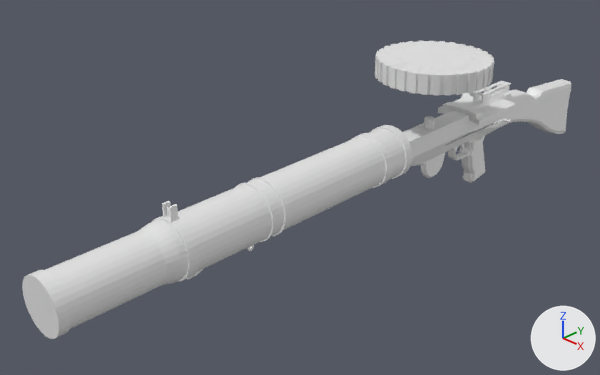
The Blender file Lewis Gun/lewisGun.blend, before and after one commit.
The view is the same before and after, from a camera (50 mm lens) standing at (3.05, -3.8, 1.72) and looking at (-0.3, -0.39, -0.59). Every picture has the same lights, and +X, +Y and +Z are marked at lower right. The first picture is the older version.

In view in the first picture: 'Cylinder', 'lewisGun' and 1 more.
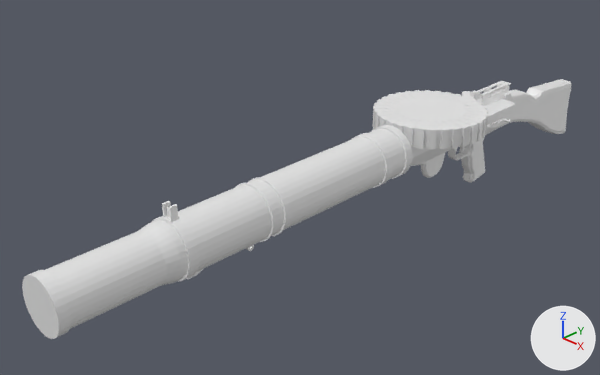
Pixel boxes (x1, y1, x2, y2) of what changed, in the pictures (600 x 375 px):
'Cylinder', reshaped, moved (9% taller): before (375, 41, 494, 95); after (373, 90, 489, 149)
part 1 of me_cylinder_001, added: after (373, 90, 489, 149)
part 2 of me_cylinder_001, deleted: before (375, 41, 494, 95)

What the commit changed:
me_cylinder_001 is used by ob_cylinder; location (0.002, 0.53, 0.651); scale (-0.382, -0.382, -0.065).
me_cylinder_001 had 576 vertices, 358 faces and spanned x -1.0..1.0, y -1.01..0.98, z 7.98..9.98.
me_cylinder_001 now has 577 vertices, 358 faces, 2 loose edges and spans x -1.0..1.0, y -1.0..1.0, z -0.73..1.27.
me_cylinder_001 part 1: 577 vertices added at x -1.0..1.0, y -1.0..1.0, z -0.73..1.27.
me_cylinder_001 part 2: 576 vertices removed from x -1.0..1.0, y -1.01..0.98, z 7.98..9.98.
Object 'Cylinder' (ob_cylinder) moves from (0.002, 0.53, 0.651) to (0.001, 0.536, -0.275).
